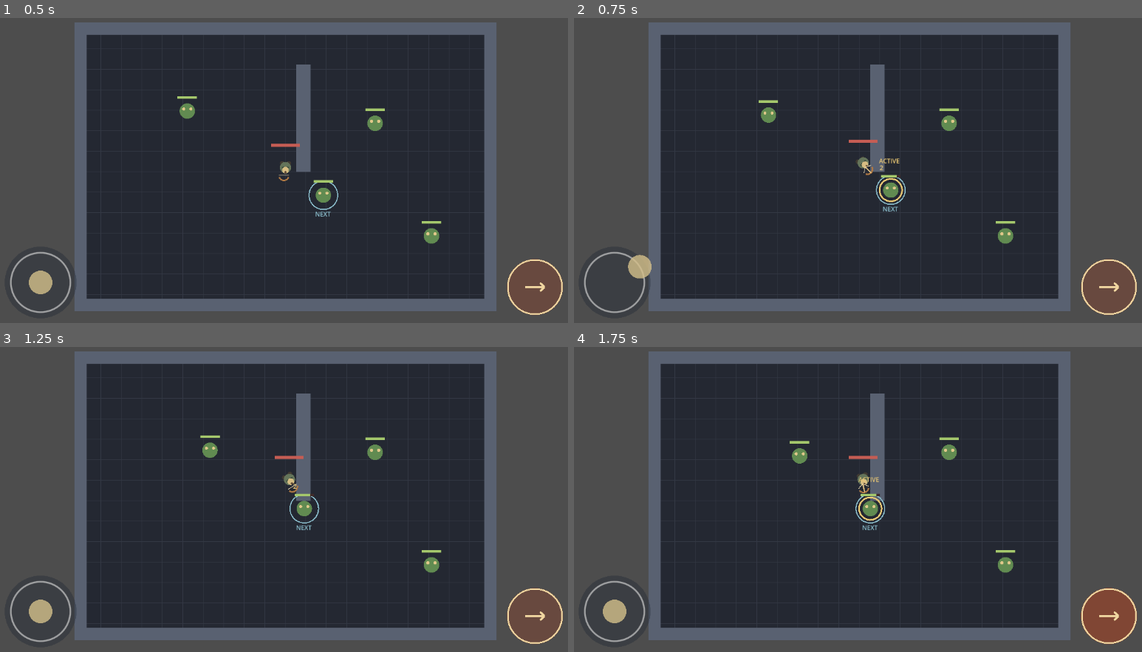
Above: before the commit, frames 1-4 (two rows, left to right).
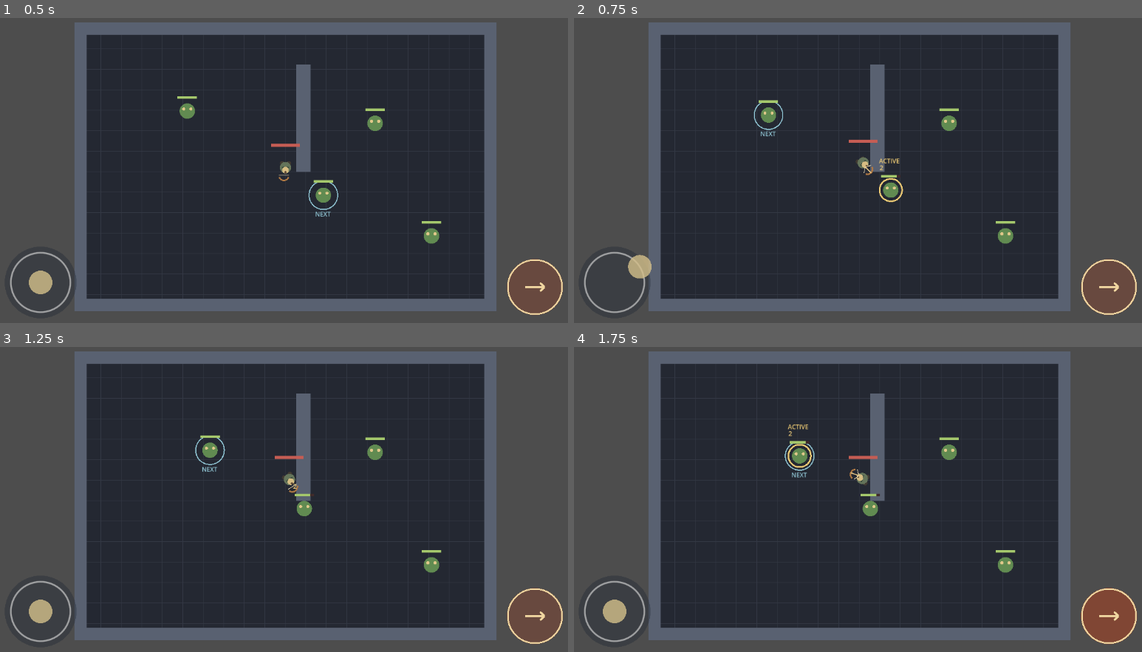
Above: after the commit, the same moments.

Repository: Jonty303/Project-Gauntlands
Game: Godot game, scene res://scenes/main.tscn
Same seed, same stepped clock (60 frames per second), same inputs: the game is played once before the commit and once after it.
Inputs (mouse positions are in pixels of both pictures, inside the frame that each line leads up to):
- Up to frame 1 (0.5 s): no input
- Up to frame 2 (0.75 s): tap Enter (ui_accept) at 0.5 s; drag from (613, 283) to (920, 94) at 0.52 s
- Up to frame 3 (1.25 s): no input
- Up to frame 4 (1.75 s): drag from (1107, 615) to (829, 563) at 1.27 s

Frame 1 is identical in both runs. In frame 2, 0.2% of the frame differs, in the area x 31-59%, y 27-64%; in frame 3, 0.2%; in frame 4, 0.5%, in the area x 37-55%, y 25-61%.

Commit message:
Exclude enemies behind walls from new target selection

Diff:
--- a/scripts/player.gd
+++ b/scripts/player.gd
@@ -109,7 +109,12 @@
     return is_instance_valid(enemy) and not enemy.is_queued_for_deletion() and enemy.is_in_group("enemies")
 
 func _is_enemy_available(enemy: Variant) -> bool:
-    return _is_enemy_alive(enemy) and global_position.distance_to(enemy.global_position) <= MAX_TARGET_RANGE
+    return _is_enemy_alive(enemy) and global_position.distance_to(enemy.global_position) <= MAX_TARGET_RANGE and _has_clear_shot(enemy)
+
+func _has_clear_shot(enemy: Node2D) -> bool:
+    var query := PhysicsRayQueryParameters2D.create(global_position, enemy.global_position, 1)
+    query.exclude = [get_rid()]
+    return get_world_2d().direct_space_state.intersect_ray(query).is_empty()
 
 func _refresh_soft_target() -> void:
     if _is_enemy_available(soft_target):
